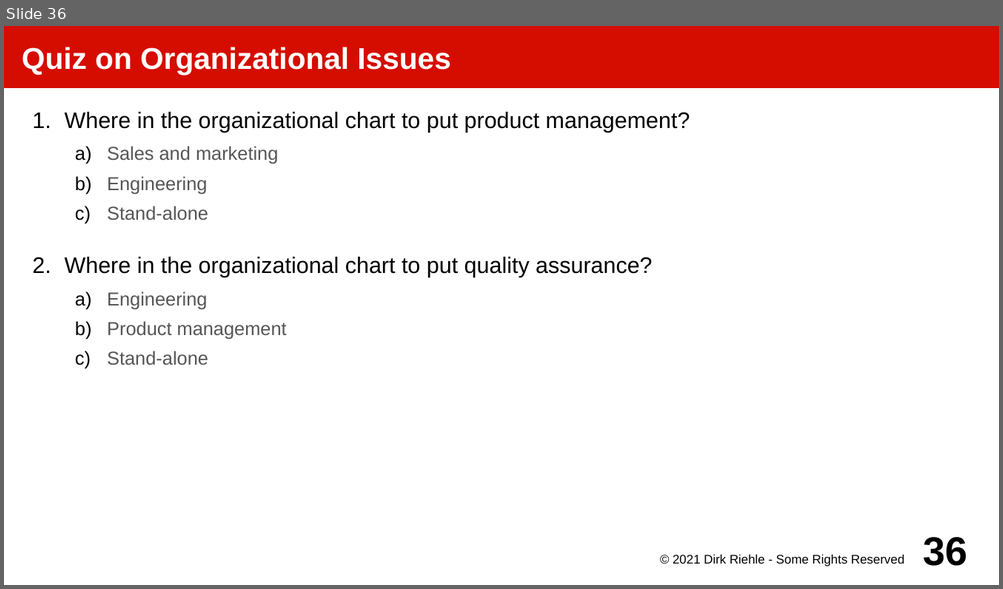
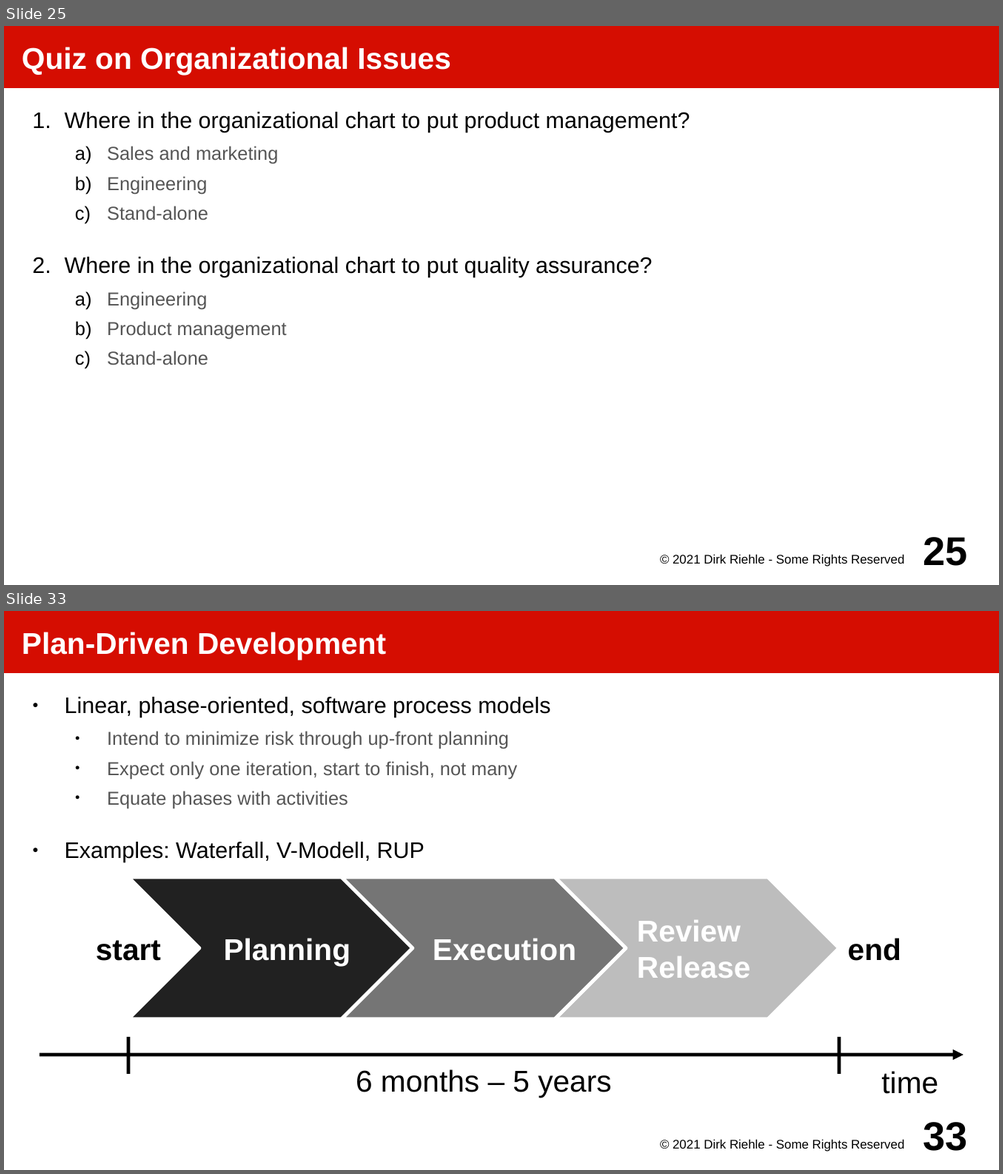
Before and after one commit to dirkriehle/amos-course, a slide deck: Lecture slides/AMOS C01 - Software Processes.odp. Shown one above the other, each under a label of ours: slide 36 before the commit, slides 25 and 33 after it; the slides between them are not shown. The pictures are 1003x589 and 1003x1174 pixels, drawn with LibreOffice and Linux fonts; fonts in the diff are those of the drawing. Boxes give left, top, right and bottom in pixels: in the first picture for what was removed or moved away, otherwise in the second. Text is boxed around its words. In the diff, an @@ line names an element or a change of style, - is before the commit and + after.

```diff
--- a/Lecture slides/AMOS C01 - Software Processes.odp
+++ b/Lecture slides/AMOS C01 - Software Processes.odp
@@ slide 33 added at [4, 611, 999, 1170], background #FFFFFF @@
@@ title added at [4, 611, 999, 673], fill #D50D01, 24 pt, text #FFFFFF, bold @@
+Plan-Driven Development
@@ text added at [65, 697, 550, 863], 15 pt, text #555555 @@
+● Linear, phase-oriented, software process models
+  ● Intend to minimize risk through up-front planning
+  ● Expect only one iteration, start to finish, not many
+  ● Equate phases with activities
+● Examples: Waterfall, V-Modell, RUP
@@ group added at [40, 877, 963, 1098]: 4 texts, 3 freeform shapes, 2 lines, 1 arrow @@
+start
+end
+time
+Planning
+Review
+Release
+Execution
+6 months – 5 years
@@ text added at [672, 1139, 904, 1152], 10 pt, text #000000 @@
+© 2021 Dirk Riehle - Some Rights Reserved
@@ page number added at [923, 1122, 967, 1151], 32 pt, text #000000, bold @@
+33
@@ what was slide 36 is now slide 25 @@
@@ page number at [923, 537, 967, 566]: text changed @@
-36
+25
```
Also in this commit, not shown: 12 slides changed, 19 other slides added, 7 slides removed, 18 other files.
